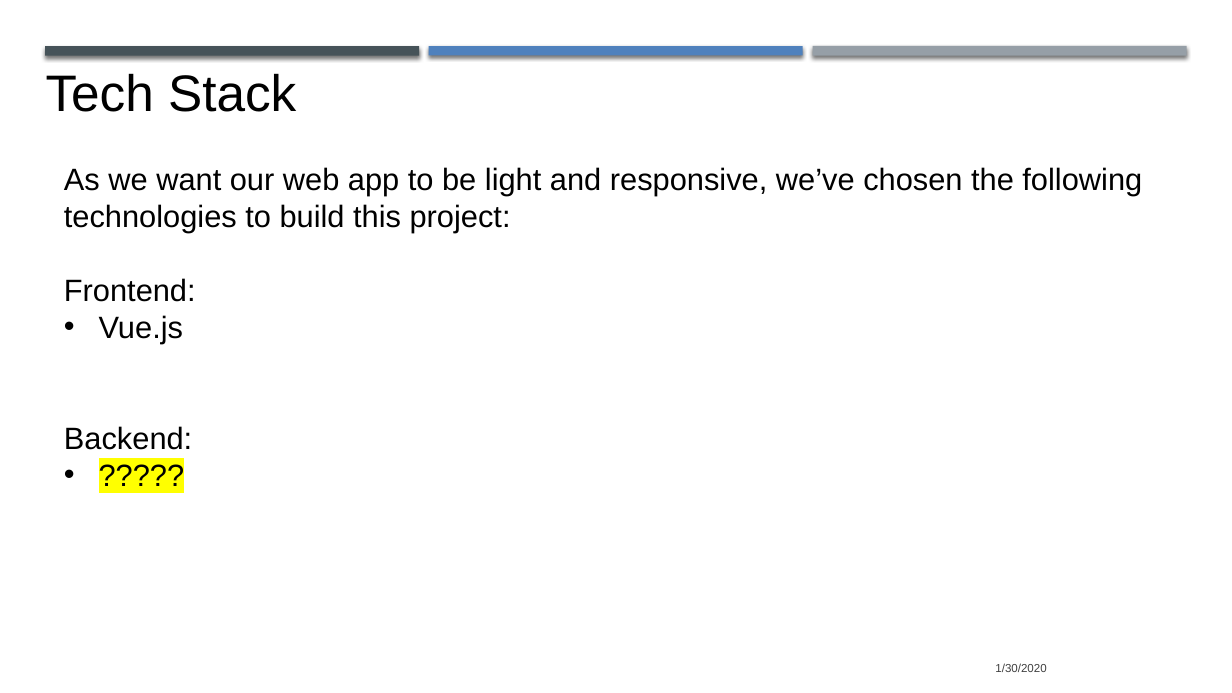
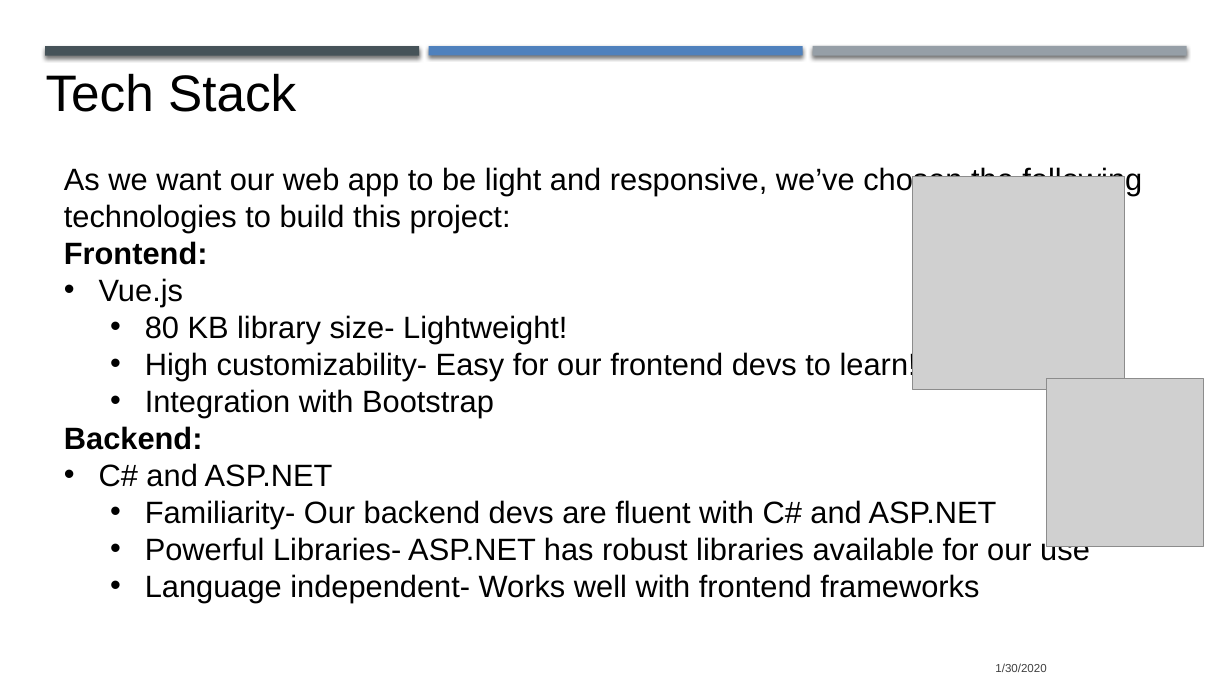
Before and after one commit to jasalazar/team6, a slide deck: slide 5 of Documents/Presentation 1 Team 6.pptx. Drawn at 1232x693 pixels with LibreOffice and Linux fonts; fonts in the diff are those of the drawing; grey boxes stand for pictures. Boxes give left, top, right and bottom in pixels: in the first picture for what was removed or moved away, otherwise in the second. Text is boxed around its words. In the diff, an @@ line names an element or a change of style, - is before the commit and + after.

```diff
--- a/Documents/Presentation 1 Team 6.pptx
+++ b/Documents/Presentation 1 Team 6.pptx
@@ picture added at <box>912,177,1125,389</box> @@
@@ text at <box>64,241,208,450</box>: bold on in "Frontend:", "Backend:" @@
@@ text at <box>145,315,917,417</box>: paragraphs added @@
+  • 80 KB library size- Lightweight!
+  • High customizability- Easy for our frontend devs to learn!
+  • Integration with Bootstrap
@@ picture added at <box>1047,378,1204,546</box> @@
@@ text at <box>99,463,1090,602</box>: text changed @@
-• ?????
+• C# and ASP.NET
+  • Familiarity- Our backend devs are fluent with C# and ASP.NET
+  • Powerful Libraries- ASP.NET has robust libraries available for our use
+  • Language independent- Works well with frontend frameworks
```
Also in this commit, not shown: 5 other slides changed, 1 slide removed, 1 other file.
